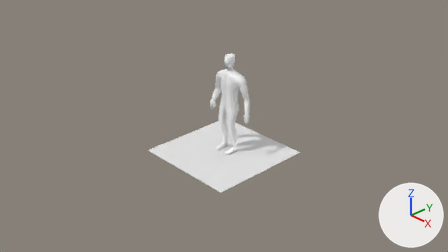
Renders of the Blender file Assets/Models/blend/PlayerModelMale.blend from each side of a commit.
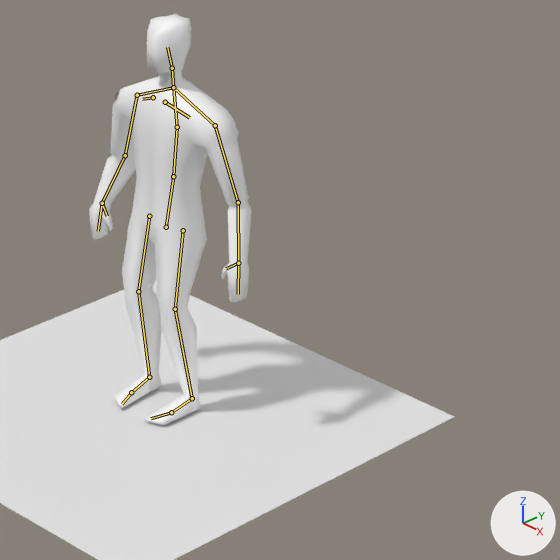
Each version appears first from the file's camera 'Camera', and next in a close-up on the part from 42% to 73% of the width and 20% to 74% of the height. Arrows for +X, +Y and +Z are at lower right; the lights stay in place. The bones that bend it are drawn over the model as lines in the close-ups.
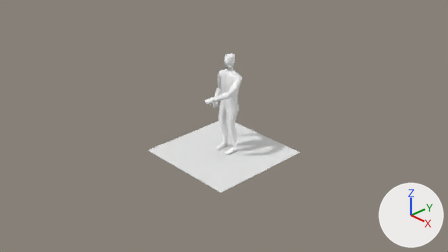
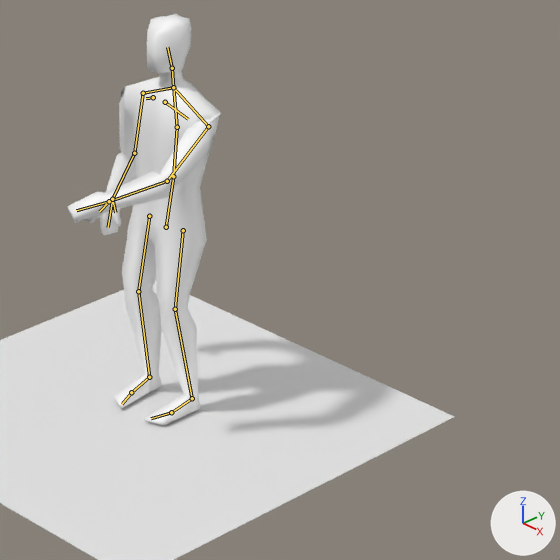
The newer file adds an action. The first version stands in its rest pose; the second is drawn at frame 55 of the action 'BreachSpray'.

Where the change shows, as pixel boxes (x1, y1, x2, y2) in the close-ups (560 x 560 px):
'Cube', posed (6% narrower): before (89, 14, 252, 425); after (68, 14, 221, 425)
bone 'Shoulder.l', root to tip: before (173, 87) to (215, 125); after (173, 87) to (208, 126)
bone 'UpperArm.l', root to tip: before (215, 125) to (238, 202); after (208, 126) to (167, 181)
bone 'LowerArm.l', root to tip: before (238, 202) to (238, 263); after (167, 181) to (109, 201)
bone 'Hand.l', root to tip: before (238, 263) to (238, 294); after (109, 201) to (76, 210)
bone 'Thumb.l', root to tip: before (238, 263) to (226, 268); after (109, 201) to (99, 211)
bone 'collarbone.l', root to tip: before (165, 102) to (189, 117); after (165, 102) to (188, 119)
bone 'Shoulder.r', root to tip: before (173, 87) to (137, 95); after (173, 87) to (143, 93)
bone 'collarbone.r', root to tip: before (153, 97) to (142, 99); after (153, 97) to (146, 98)

The edits, one by one:
Bone 'Shoulder.l' (bone_shoulder_l) turns from (0, 0, 0) to (-8, -12, -2) degrees about its own x, y and z.
Bone 'UpperArm.l' (bone_upperarm_l) turns from (0, 0, 0) to (62, 153, 18) degrees about its own x, y and z.
Bone 'LowerArm.l' (bone_lowerarm_l) turns from (0, 0, 0) to (18, -56, -60) degrees about its own x, y and z.
Bone 'Hand.l' (bone_hand_l) turns from (0, 0, 0) to (4, -7, -24) degrees about its own x, y and z.
Bone 'Thumb.l' (bone_thumb_l) turns from (0, 0, 0) to (-5, -4, -29) degrees about its own x, y and z.
Bone 'collarbone.l' (bone_collarbone_l) turns from (0, 0, 0) to (-7, 3, -3) degrees about its own x, y and z.
Bone 'Shoulder.r' (bone_shoulder_r) turns from (0, 0, 0) to (7, 3, -2) degrees about its own x, y and z.
Bone 'collarbone.r' (bone_collarbone_r) turns from (0, 0, 0) to (7, 3, -3) degrees about its own x, y and z.
